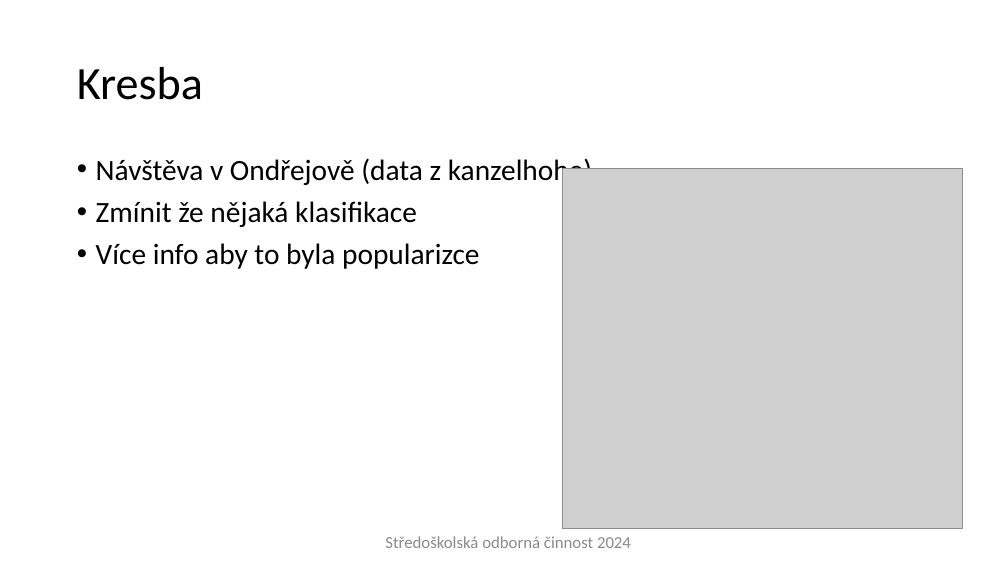
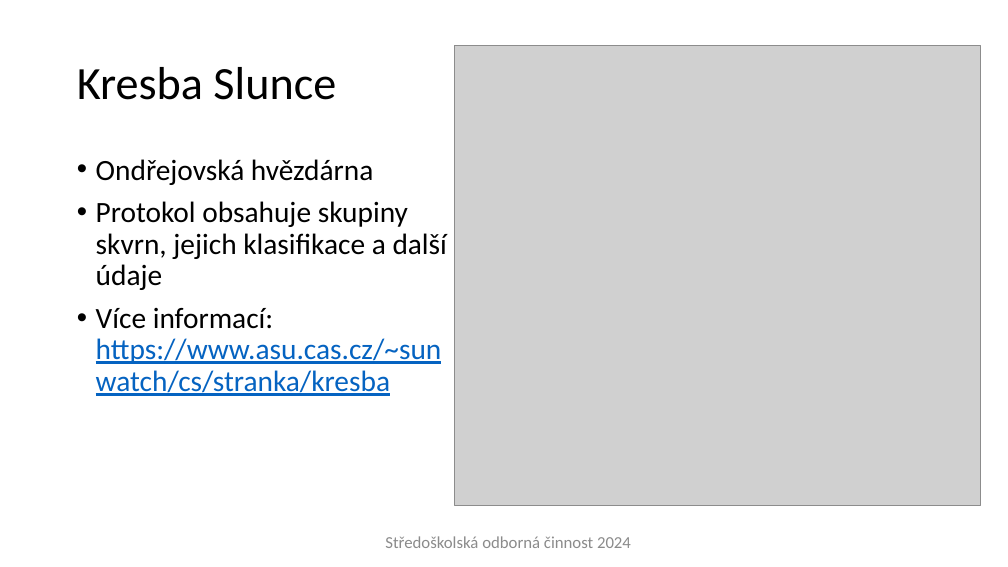
Before and after one commit to Plice13/LunarEagle, a slide deck: slide 4 of SOC - prezentace.pptx. Drawn at 1008x567 pixels with LibreOffice and Linux fonts; fonts in the diff are those of the drawing; grey boxes stand for pictures; background and template pictures are left out. Boxes give left, top, right and bottom in pixels: in the first picture for what was removed or moved away, otherwise in the second. Text is boxed around its words. In the diff, an @@ line names an element or a change of style, - is before the commit and + after.

Commit message:
další update prezentace

```diff
--- a/SOC - prezentace.pptx
+++ b/SOC - prezentace.pptx
@@ picture: place and size @@
-picture at [563, 169, 963, 529]
+picture at [454, 45, 981, 505]
@@ title at [77, 67, 336, 100]: text changed @@
-Kresba
+Kresba Slunce
@@ text removed at [96, 158, 592, 269] @@
-• Návštěva v Ondřejově (data z kanzelhohe)
-• Zmínit že nějaká klasifikace
-• Více info aby to byla popularizce
@@ text added at [96, 159, 447, 396], 28 pt, text #000000 @@
+• Ondřejovská hvězdárna
+• Protokol obsahuje skupiny skvrn, jejich klasifikace a další údaje
+• Více informací: https://www.asu.cas.cz/~sunwatch/cs/stranka/kresba
```
Also in this commit, not shown: 7 other slides changed, 2 other files.
